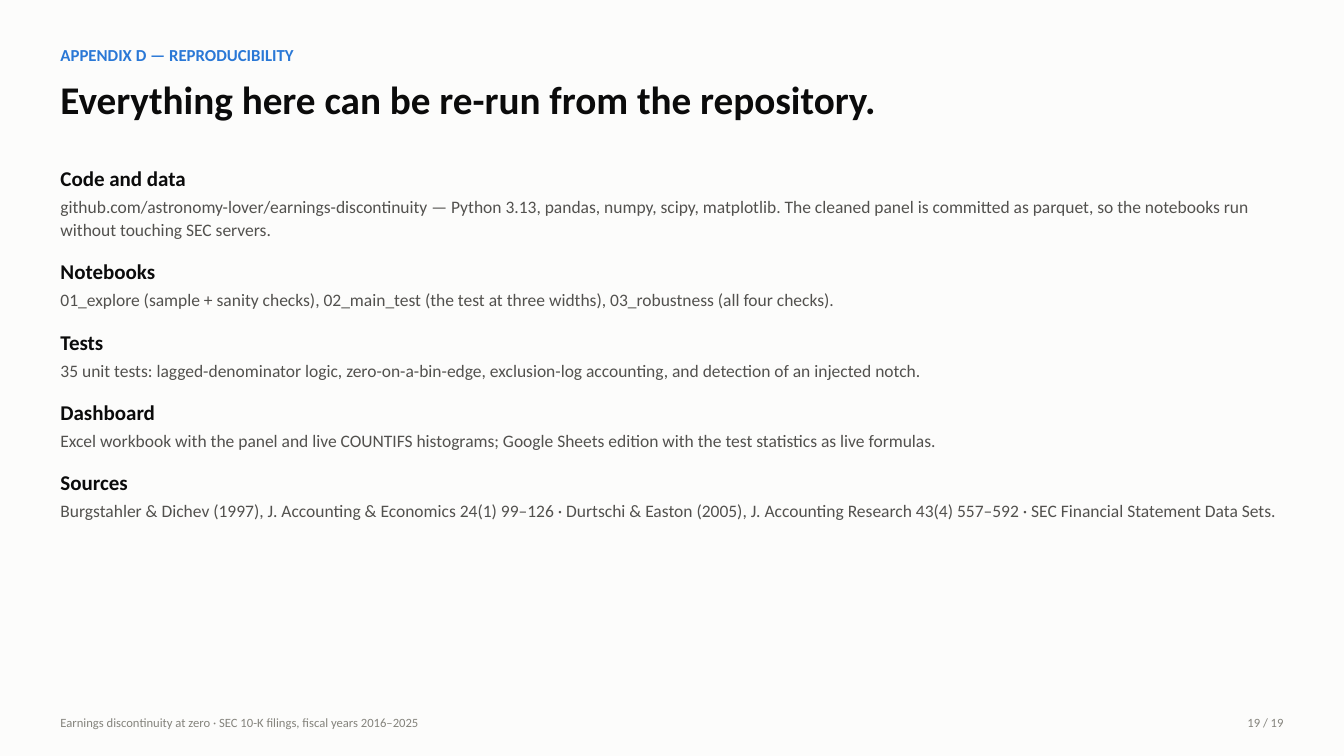
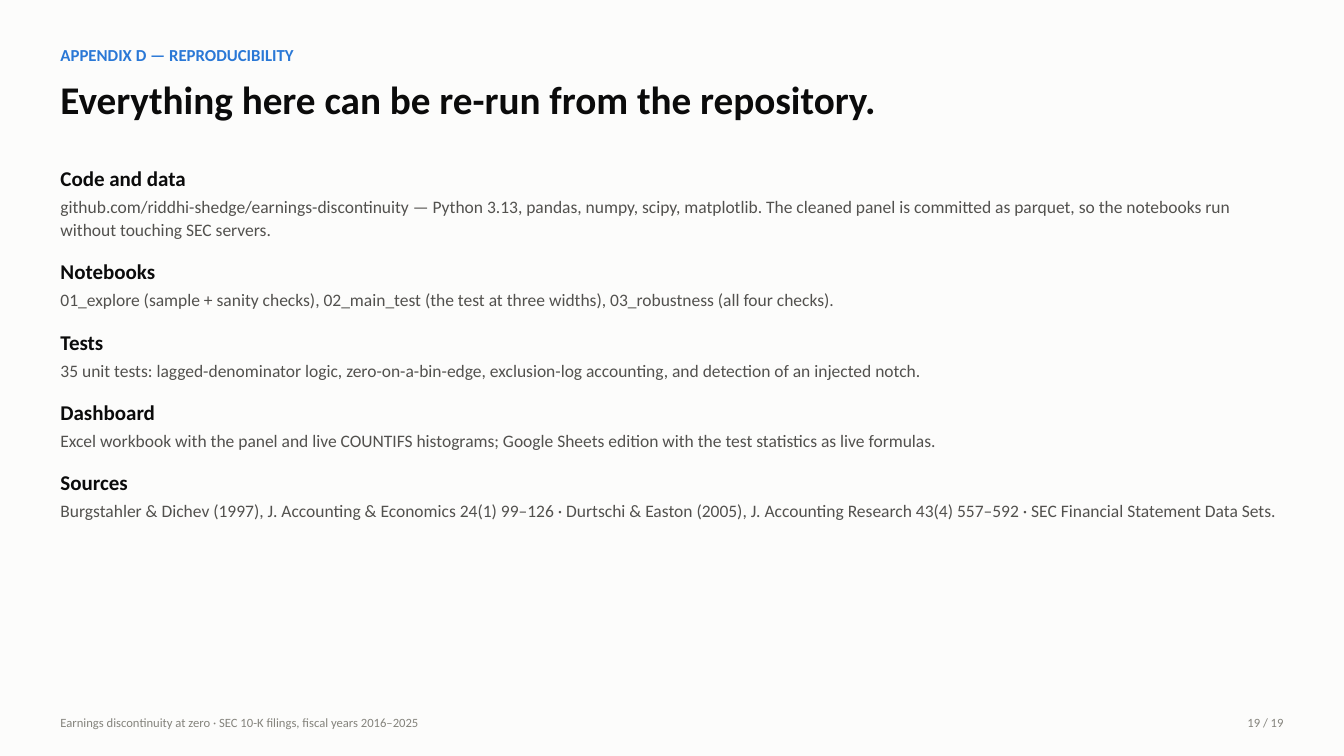
Before and after one commit to riddhi-shedge/earnings-discontinuity, a slide deck: slide 19 of slides/earnings_discontinuity.pptx. Drawn at 1344x756 pixels with LibreOffice and Linux fonts; fonts in the diff are those of the drawing. Boxes give left, top, right and bottom in pixels: in the first picture for what was removed or moved away, otherwise in the second. Text is boxed around its words. In the diff, an @@ line names an element or a change of style, - is before the commit and + after.

```diff
--- a/slides/earnings_discontinuity.pptx
+++ b/slides/earnings_discontinuity.pptx
@@ text at [60,201,1229,239]: text changed @@
-github.com/astronomy-lover/earnings-discontinuity — Python 3.13, pandas, numpy, scipy, matplotlib. The cleaned panel is committed as parquet, so the notebooks run without touching SEC servers.
+github.com/riddhi-shedge/earnings-discontinuity — Python 3.13, pandas, numpy, scipy, matplotlib. The cleaned panel is committed as parquet, so the notebooks run without touching SEC servers.
```
Also in this commit, not shown: 3 other files.
